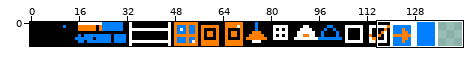
Pixel-art file, stored at assets/gfx/tiles.aseprite. The picture above shows the old version from afar; the outline marks the close-up.
Close-up. The starting point:
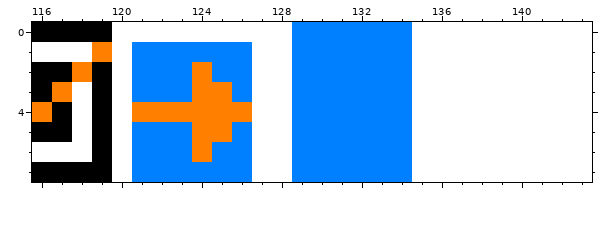
136x8 pixels, 1 frame. Shown: x 116..143, y 0..7. The old version is drawn lined up with the new one, on the new canvas.
After the commit:
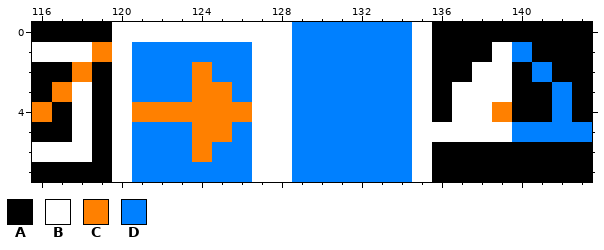
Palette (. is transparent): A #000000  B #ffffff  C #ff8000  D #0080ff
What changed:
canvas 136x8 -> 144x8
y 0: x 136..143 ........ -> AAAAAAAA
y 1: x 136..143 ........ -> AAABDAAA
y 2: x 136..143 ........ -> AABBADAA
y 3: x 136..143 ........ -> ABBBAADA
y 4: x 136..143 ........ -> ABBCAADA
y 5: x 136..143 ........ -> BBBBDDDD
y 6..7: x 136..143 ........ -> AAAAAAAA
Pixel boxes of the changes (left, top, right, bottom) in both close-ups:
added: (432, 22, 592, 182)
